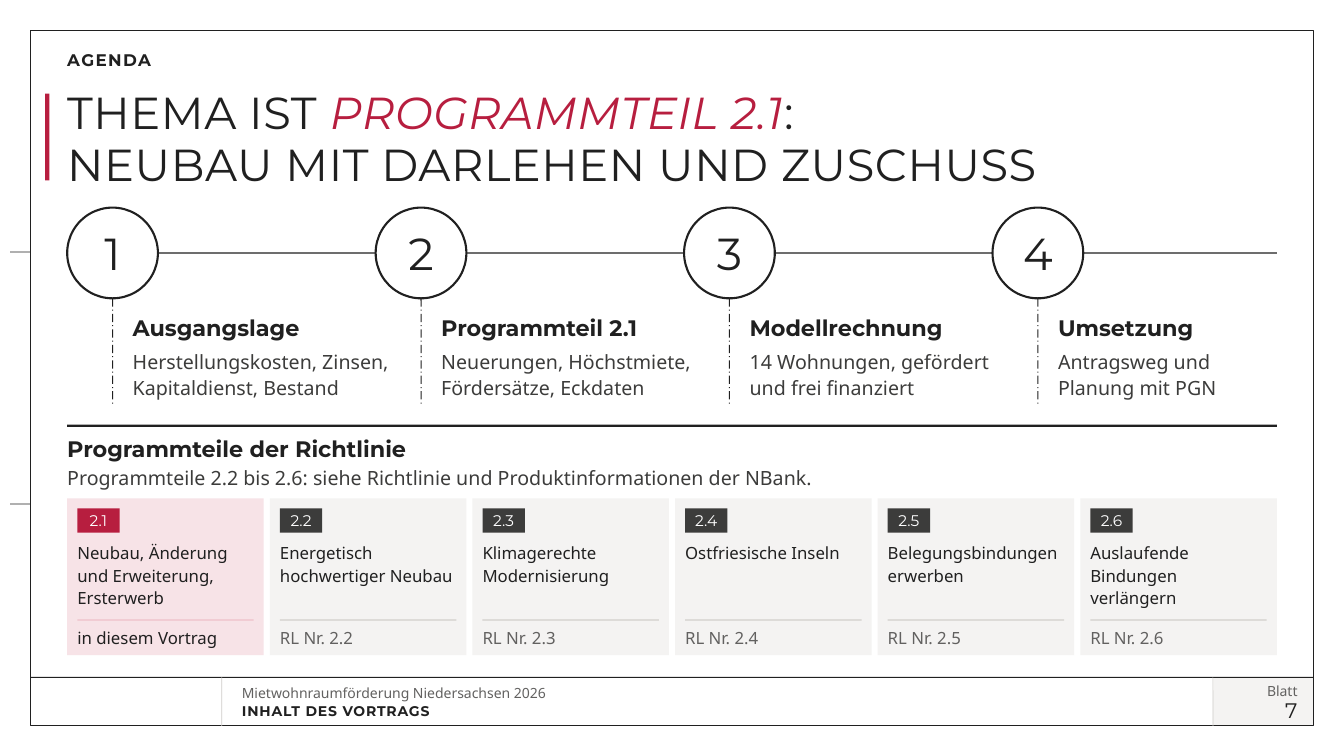
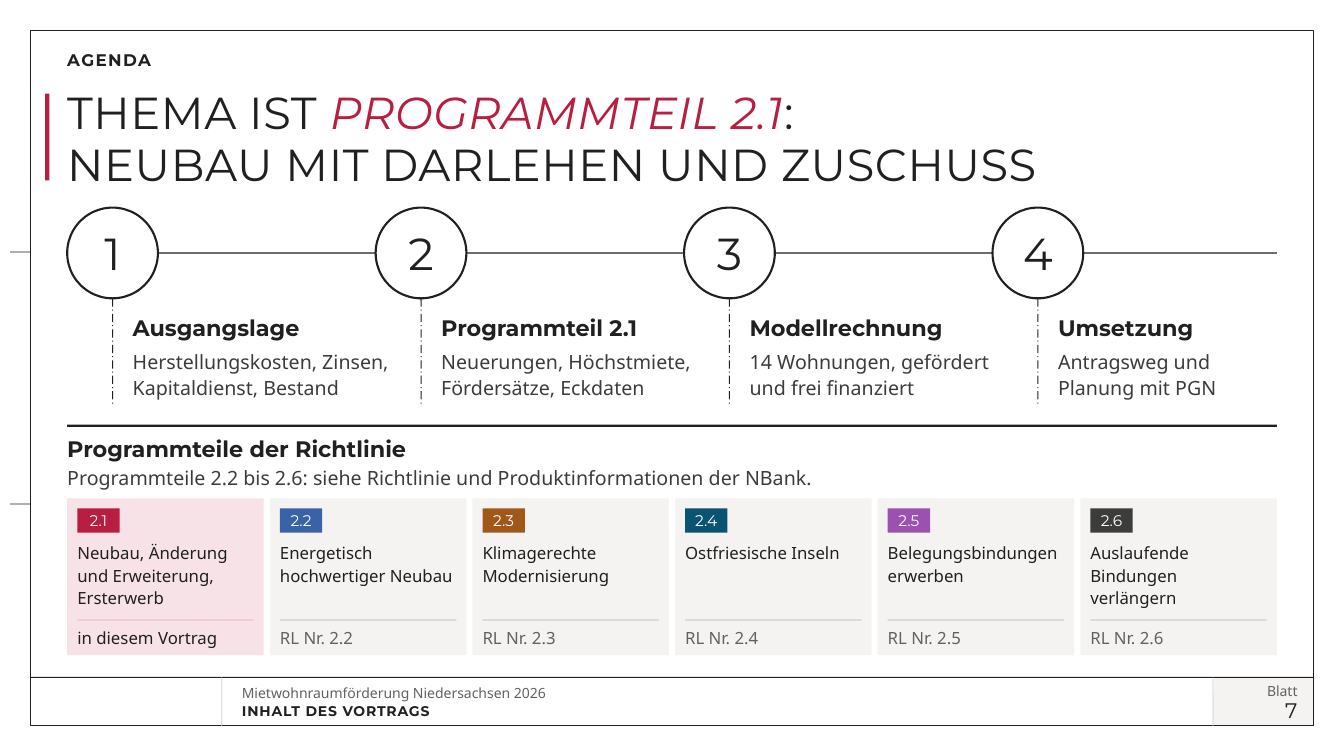
Before and after one commit to vgedaschko/NBank, a slide deck: slide 7 of praesentation/dist/PGN-Mietwohnraumfoerderung-Niedersachsen-2026-Vortrag.pptx. Drawn at 1344x756 pixels with LibreOffice and Linux fonts; fonts in the diff are those of the drawing; background and template pictures are left out. Boxes give left, top, right and bottom in pixels: in the first picture for what was removed or moved away, otherwise in the second. Text is boxed around its words. In the diff, an @@ line names an element or a change of style, - is before the commit and + after.

```diff
--- a/praesentation/dist/PGN-Mietwohnraumfoerderung-Niedersachsen-2026-Vortrag.pptx
+++ b/praesentation/dist/PGN-Mietwohnraumfoerderung-Niedersachsen-2026-Vortrag.pptx
@@ rectangle "2.2" at bbox=[280, 508, 323, 532]: fill #3C3C3B to #3A62A6 @@
@@ rectangle "2.3" at bbox=[483, 508, 525, 532]: fill #3C3C3B to #A0581A @@
@@ rectangle "2.4" at bbox=[686, 508, 728, 532]: fill #3C3C3B to #0A5372 @@
@@ rectangle "2.5" at bbox=[888, 508, 931, 532]: fill #3C3C3B to #9A52AE @@
```
Also in this commit, not shown: 18 other slides changed, 1 slide removed, 26 other files.
